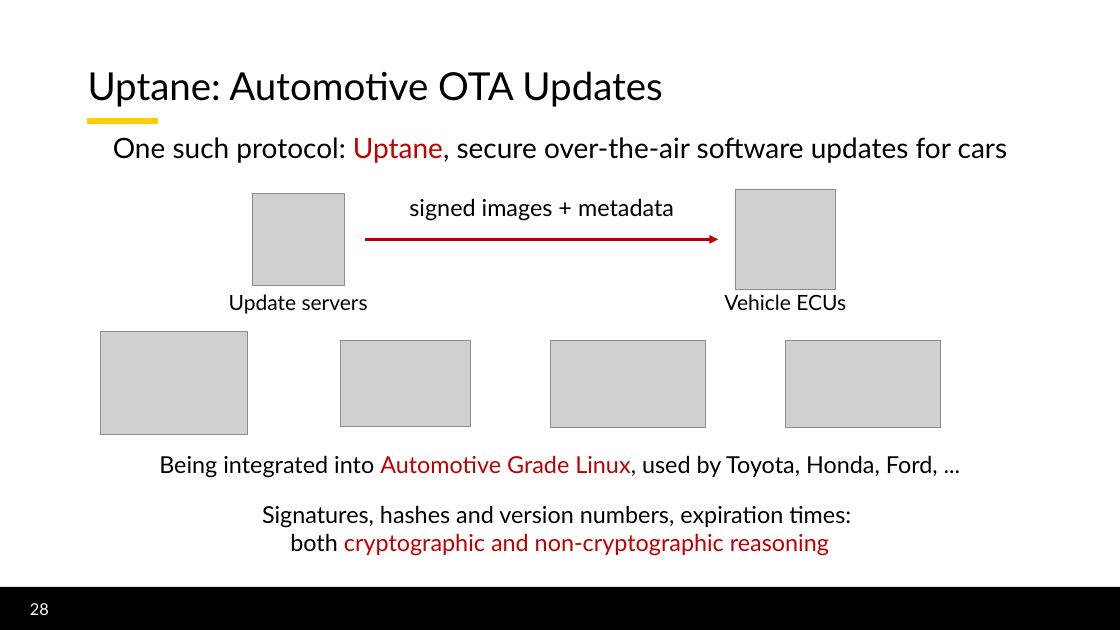
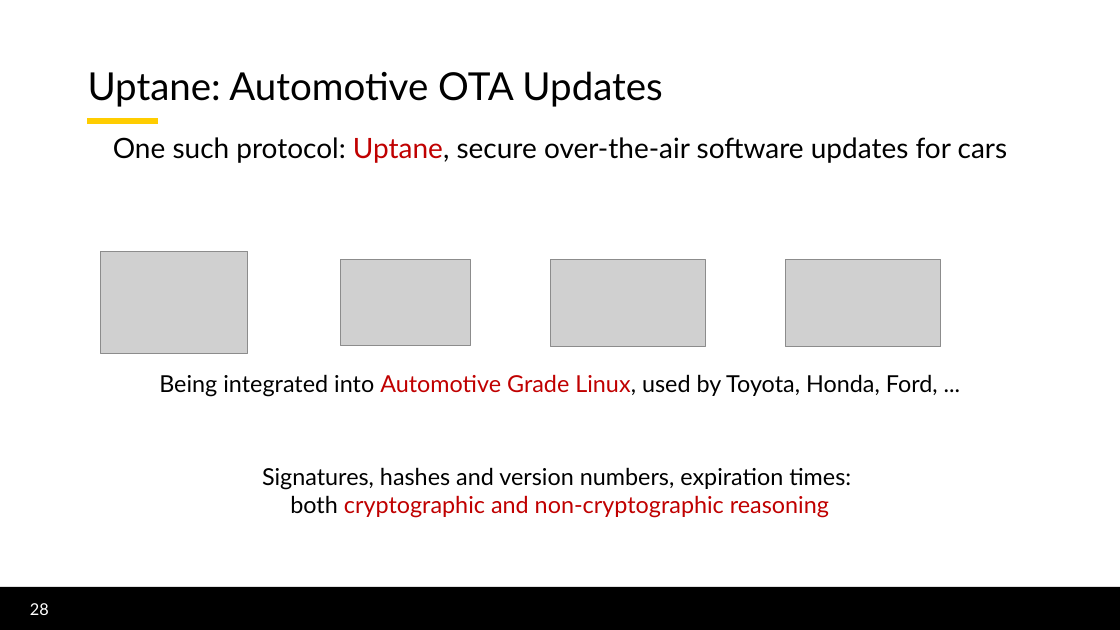
Before and after one commit to lorchrob/thesis_proposal_slides, a slide deck: slide 28 of slides.pptx. Drawn at 1120x630 pixels with LibreOffice and Linux fonts; fonts in the diff are those of the drawing; grey boxes stand for pictures; background and template pictures are left out. Boxes give left, top, right and bottom in pixels: in the first picture for what was removed or moved away, otherwise in the second. Text is boxed around its words. In the diff, an @@ line names an element or a change of style, - is before the commit and + after.

```diff
--- a/slides.pptx
+++ b/slides.pptx
@@ picture removed at box(252, 193, 344, 286) @@
@@ text removed at box(409, 198, 674, 221) @@
-signed images + metadata
@@ picture removed at box(735, 189, 836, 290) @@
@@ arrow removed from (365, 239) to (718, 239) @@
@@ text removed at box(229, 294, 368, 314) @@
-Update servers
@@ text removed at box(724, 294, 846, 310) @@
-Vehicle ECUs
@@ 4 pictures, 1 text: place and size @@
-4 pictures, 1 text at box(101, 332, 941, 478)
+4 pictures, 1 text at box(101, 251, 941, 397)
@@ text "Signatures, hashes and version numbers, ...": place and size @@
-text "Signatures, hashes and version numbers, ..." at box(262, 505, 851, 556)
+text "Signatures, hashes and version numbers, ..." at box(262, 467, 851, 518)
```
Also in this commit, not shown: 34 other slides changed.
